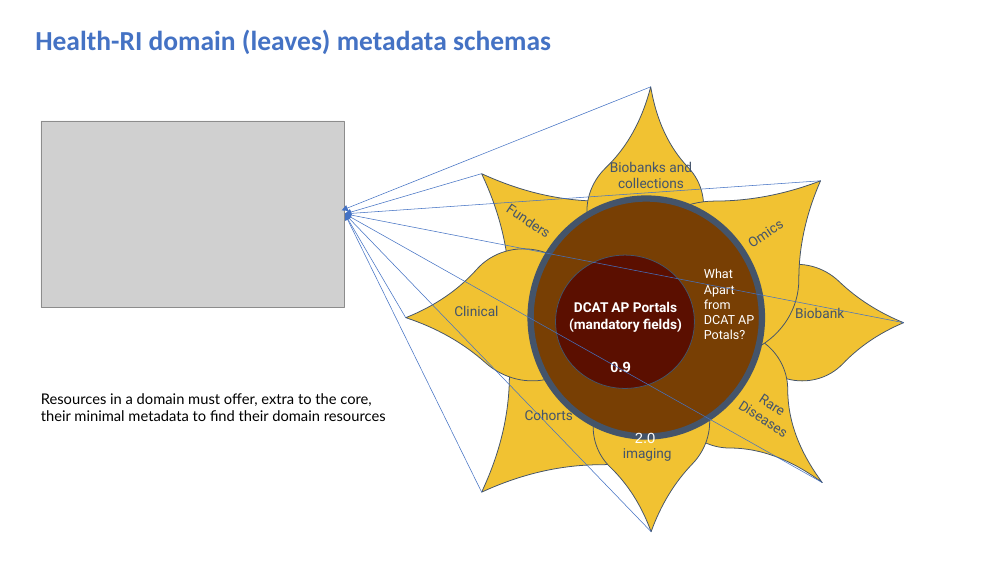
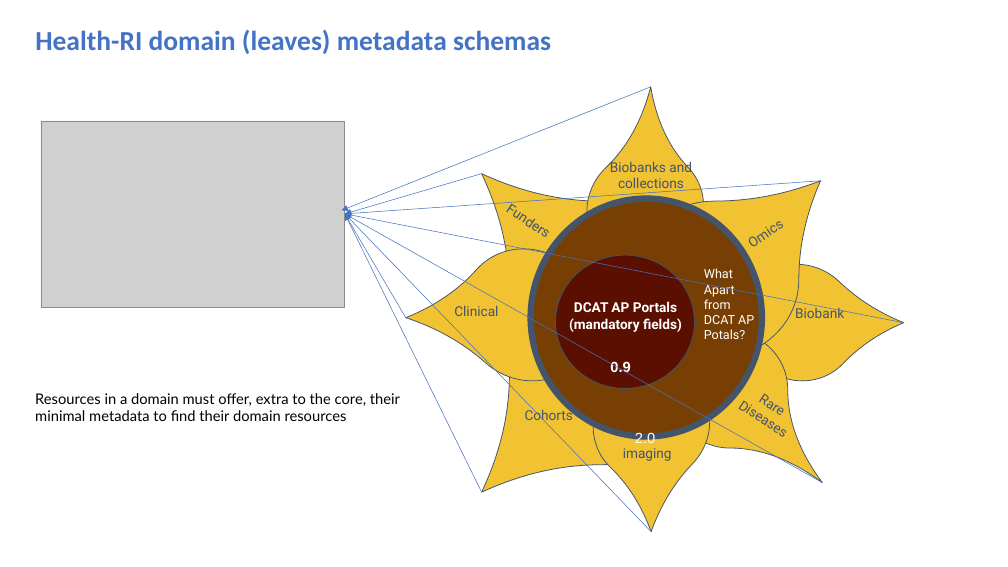
Before and after one commit to Health-RI/health-ri-metadata, a slide deck: slide 15 of Presentations/31082023HRI_Metadata_Schema_ImagingGroup_KickOff.pptx (slide 16 before the commit). Drawn at 1008x567 pixels with LibreOffice and Linux fonts; fonts in the diff are those of the drawing; grey boxes stand for pictures. Boxes give left, top, right and bottom in pixels: in the first picture for what was removed or moved away, otherwise in the second. Text is boxed around its words. In the diff, an @@ line names an element or a change of style, - is before the commit and + after.

```diff
--- a/Presentations/31082023HRI_Metadata_Schema_ImagingGroup_KickOff.pptx
+++ b/Presentations/31082023HRI_Metadata_Schema_ImagingGroup_KickOff.pptx
@@ text "Resources in a domain must ..." rewrapped from [41, 393, 386, 421] to [35, 393, 400, 421] @@
```
Also in this commit, not shown: 4 other slides changed.
